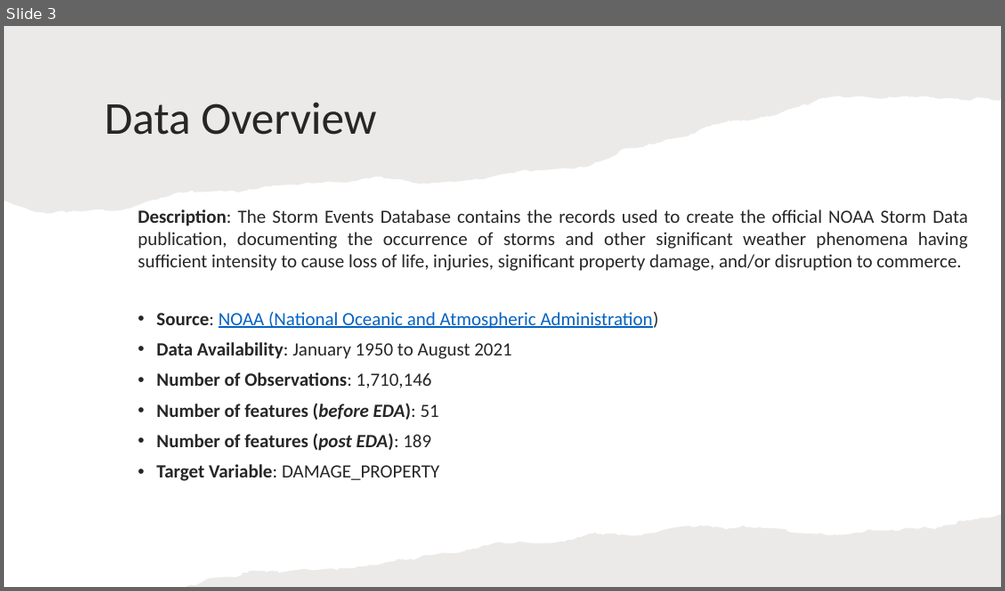
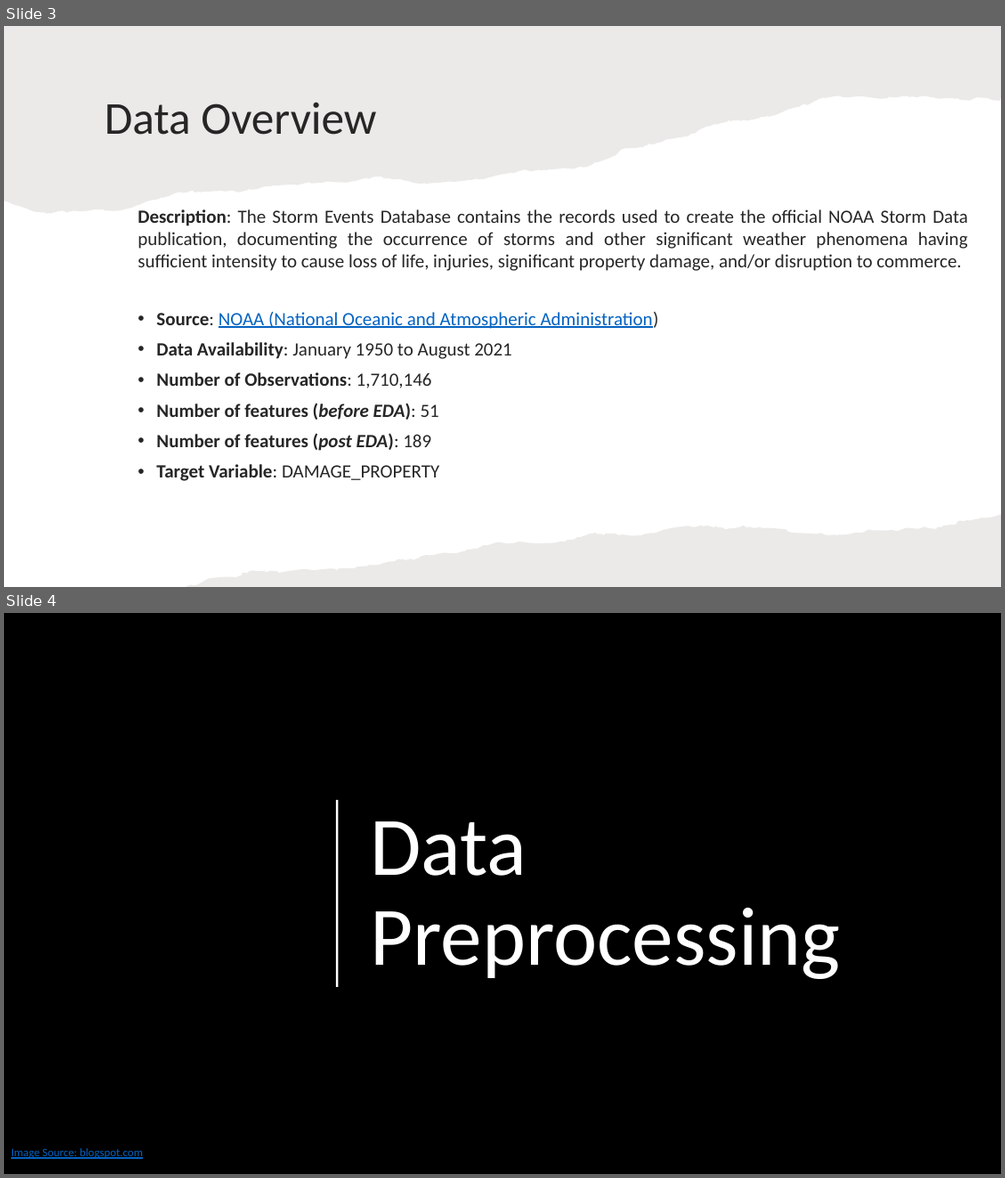
Before and after one commit to siddas18/Natural-Disaster-Damage-Prediction, a slide deck: DM_Final_Project.pptx. Shown one above the other, each under a label of ours: slide 3 before the commit, slides 3 and 4 after it. The pictures are 1005x591 and 1005x1178 pixels, drawn with LibreOffice and Linux fonts; fonts in the diff are those of the drawing; background and template pictures are left out. Boxes give left, top, right and bottom in pixels: in the first picture for what was removed or moved away, otherwise in the second. Text is boxed around its words. In the diff, an @@ line names an element or a change of style, - is before the commit and + after.

```diff
--- a/DM_Final_Project.pptx
+++ b/DM_Final_Project.pptx
@@ slide 4 added at box(4, 613, 1001, 1174), background picture (left out) @@
@@ rectangle added at box(4, 613, 1001, 1174), fill #000000 @@
@@ rectangle added at box(336, 800, 339, 987), fill #FFFFFF @@
@@ title added at box(370, 821, 840, 979), 80 pt, text #FFFFFF @@
+Data Preprocessing
@@ text added at box(11, 1148, 143, 1159), 11 pt, text #0563C1, underline @@
+Image Source: blogspot.com
```
Also in this commit, not shown: 1 slide changed, 2 other slides added.
